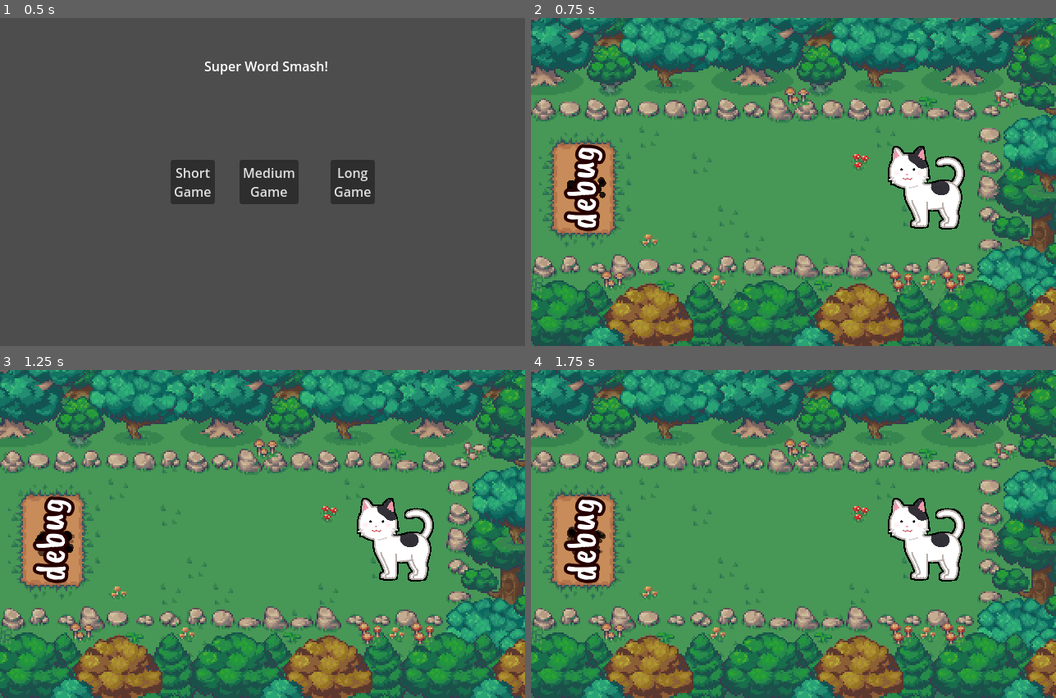
Above: before the commit, frames 1-4 (two rows, left to right).
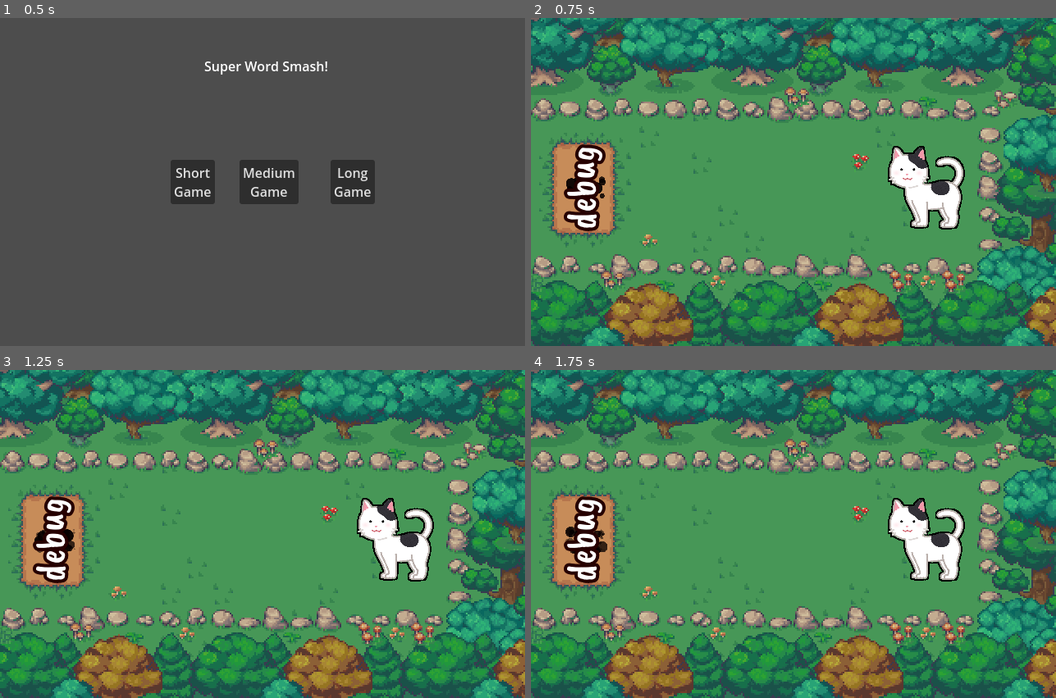
Above: after the commit, the same moments.

Repository: ozbonus/super_word_smash
Game: Godot game, scene res://GameManager.tscn
Same seed, same stepped clock (60 frames per second), same inputs: the game is played once before the commit and once after it.
Inputs:
- Up to frame 1 (0.5 s): no input
- Up to frame 2 (0.75 s): click "Short Game" at 0.5 s
- Up to frame 3 (1.25 s): no input
- Up to frame 4 (1.75 s): no input

Frame 1 is identical in both runs. In frame 2, less than 0.1% of the frame differs, in the area x 6-15%, y 48-56%; in frame 3, less than 0.1%; in frame 4, 0.1%, in the area x 6-15%, y 47-57%.

Commit message:
Ensure tool settings applied in game.

Diff:
--- a/components/goal_label.gd
+++ b/components/goal_label.gd
@@ -1,25 +1,31 @@
 @tool
-extends Node2D
+class_name GoalLabel extends Node2D
 @onready var label: RichTextLabel = $RichTextLabel
 @onready var particles: CPUParticles2D = $Particles
 @export var word: String = "debug":
 	set(value):
 		word = value
-		label.text = word
-		particles.amount = particles_per_letter * word.length()
+		if label:
+			label.text = word
+			particles.amount = particles_per_letter * word.length()
 @export var emission_rect: Vector2 = Vector2(12.0, 20.0):
 	set(value):
 		emission_rect = value
-		particles.emission_rect_extents = emission_rect
+		if particles:
+			particles.emission_rect_extents = emission_rect
 @export var particles_per_letter: int = 16:
 	set(value):
 		particles_per_letter = value
-		particles.amount = particles_per_letter * word.length()
+		if particles:
+			particles.amount = particles_per_letter * word.length()
 
 
 func _ready():
 	if label:
 		label.text = word
+	if particles:
+			particles.emission_rect_extents = emission_rect
+			particles.amount = particles_per_letter * word.length()
 
 	# This won't run in the editor.
 	if not Engine.is_editor_hint():
--- a/components/goal_label.tscn
+++ b/components/goal_label.tscn
@@ -5,7 +5,7 @@
 [ext_resource type="Script" uid="uid://buu5lw03joyoc" path="res://components/goal_label.gd" id="1_s41m1"]
 
 [sub_resource type="Curve" id="Curve_52t1r"]
-_data = [Vector2(0, 1), 0.0, 0.0, 0, 0, Vector2(1, 0.29457366), 0.0, 0.0, 0, 0]
+_data = [Vector2(0, 1), 0.0, 0.0, 0, 0, Vector2(1, 0), 0.0, 0.0, 0, 0]
 point_count = 2
 
 [sub_resource type="Gradient" id="Gradient_52t1r"]
@@ -13,22 +13,23 @@
 
 [node name="GoalLabel" type="Node2D"]
 script = ExtResource("1_s41m1")
+particles_per_letter = 17
 
 [node name="Particles" type="CPUParticles2D" parent="."]
-position = Vector2(96, 38)
-amount = 80
+position = Vector2(97, 38)
+amount = 85
 texture = ExtResource("1_52t1r")
 emission_shape = 3
 emission_rect_extents = Vector2(12, 20)
 direction = Vector2(0, 0)
-spread = 180.0
+spread = 0.0
 gravity = Vector2(0, 0)
-initial_velocity_min = 4.0
-initial_velocity_max = 4.0
-orbit_velocity_min = -0.1
-orbit_velocity_max = 0.1
-scale_amount_min = 0.2
-scale_amount_max = 0.4
+initial_velocity_min = 0.01
+initial_velocity_max = 0.01
+radial_accel_min = 20.0
+radial_accel_max = 20.0
+scale_amount_min = 0.1
+scale_amount_max = 0.5
 scale_amount_curve = SubResource("Curve_52t1r")
 color = Color(0.14901961, 0, 0, 1)
 color_ramp = SubResource("Gradient_52t1r")
